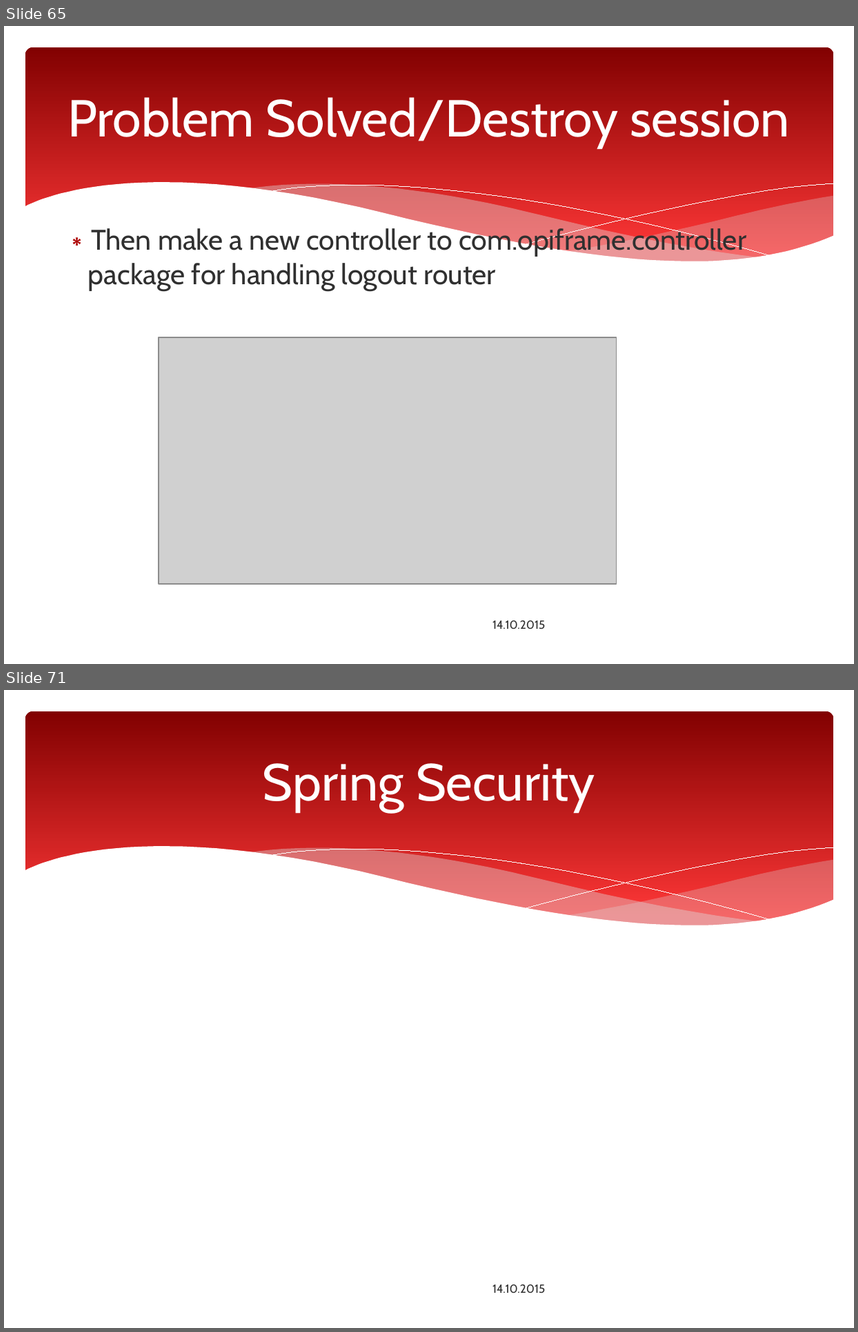
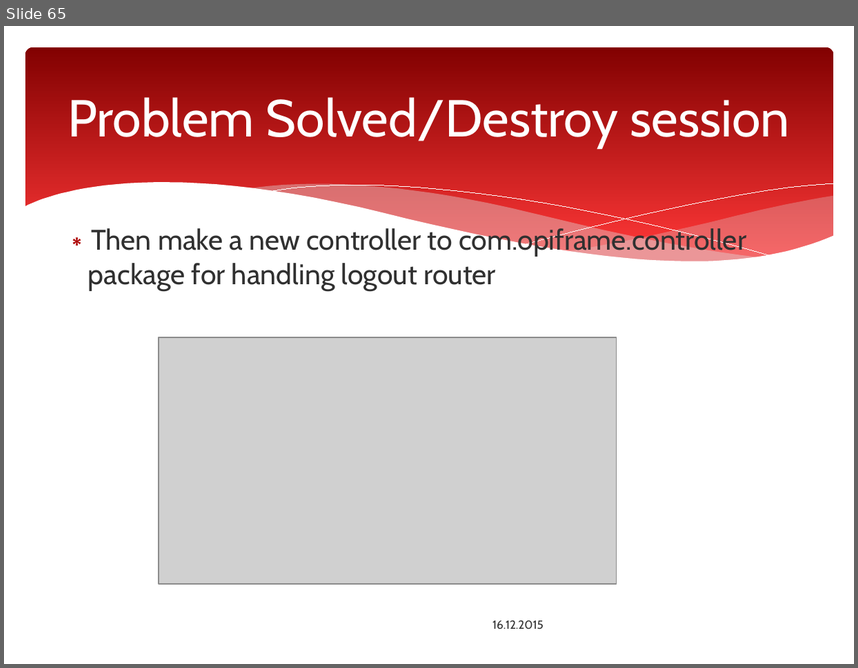
Before and after one commit to ttakkula/javaee-spring-maven, a slide deck: SpringMVC/Spring_Web_MVC_Framework.pptx. Shown one above the other, each under a label of ours: slides 65 and 71 before the commit, slide 65 after it; the slides between them are not shown. The pictures are 858x1332 and 858x668 pixels, drawn with LibreOffice and Linux fonts; fonts in the diff are those of the drawing; grey boxes stand for pictures; background and template pictures are left out. Boxes give left, top, right and bottom in pixels: in the first picture for what was removed or moved away, otherwise in the second. Text is boxed around its words. In the diff, an @@ line names an element or a change of style, - is before the commit and + after.

```diff
--- a/SpringMVC/Spring_Web_MVC_Framework.pptx
+++ b/SpringMVC/Spring_Web_MVC_Framework.pptx
@@ slide 71 removed at [4,690,854,1328], background #FFFFFF; not listed: 6 template elements that a slide beside it also shows @@
@@ title removed at [263,763,595,811] @@
-Spring Security
@@ text removed at [493,1284,545,1292] @@
-14.10.2015
@@ slide 65 changed as well @@
@@ text at [493,620,544,628]: text changed @@
-14.10.2015
+16.12.2015
```
Also in this commit, not shown: 69 other slides changed, 30 slides added.
